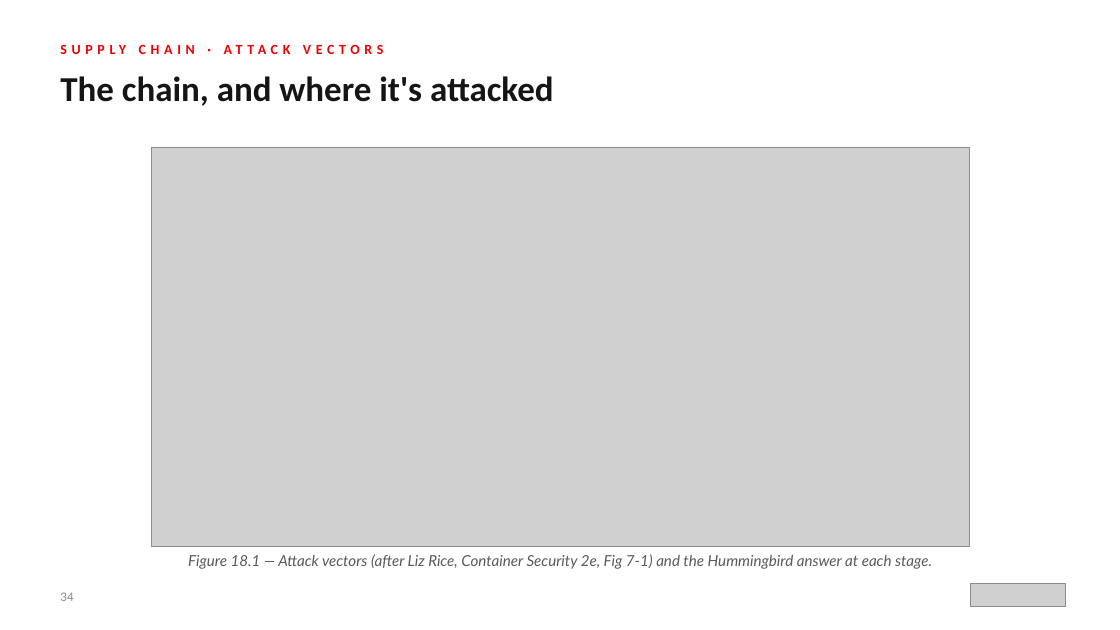
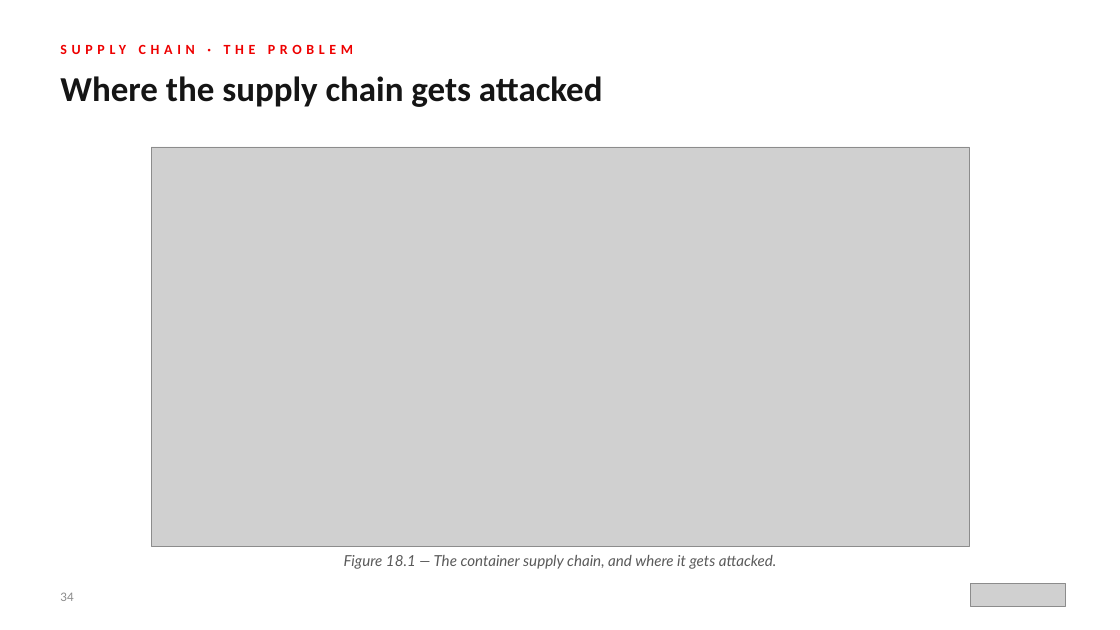
Before and after one commit to patterncatalyst/hummingbird-tutorial, a slide deck: slide 34 of presentations/hummingbird-overview.pptx. Drawn at 1120x630 pixels with LibreOffice and Linux fonts; fonts in the diff are those of the drawing; grey boxes stand for pictures. Boxes give left, top, right and bottom in pixels: in the first picture for what was removed or moved away, otherwise in the second. Text is boxed around its words. In the diff, an @@ line names an element or a change of style, - is before the commit and + after.

Commit message:
ch.18: add generic supply-chain stage-setter (Fig 18.1), renumber figures, drop attribution from 18.1; deck r01.4

```diff
--- a/presentations/hummingbird-overview.pptx
+++ b/presentations/hummingbird-overview.pptx
@@ text at <box>60,76,603,107</box>: text changed @@
-The chain, and where it's attacked
+Where the supply chain gets attacked
@@ text at <box>222,76,457,566</box>: text changed @@
-SUPPLY CHAIN · ATTACK VECTORS
+SUPPLY CHAIN · THE PROBLEM
@@ text at <box>344,555,777,569</box>: text changed @@
-Figure 18.1 — Attack vectors (after Liz Rice, Container Security 2e, Fig 7-1) and the Hummingbird answer at each stage.
+Figure 18.1 — The container supply chain, and where it gets attacked.
```
Also in this commit, not shown: 4 other slides changed, 1 slide added, 9 other files.
